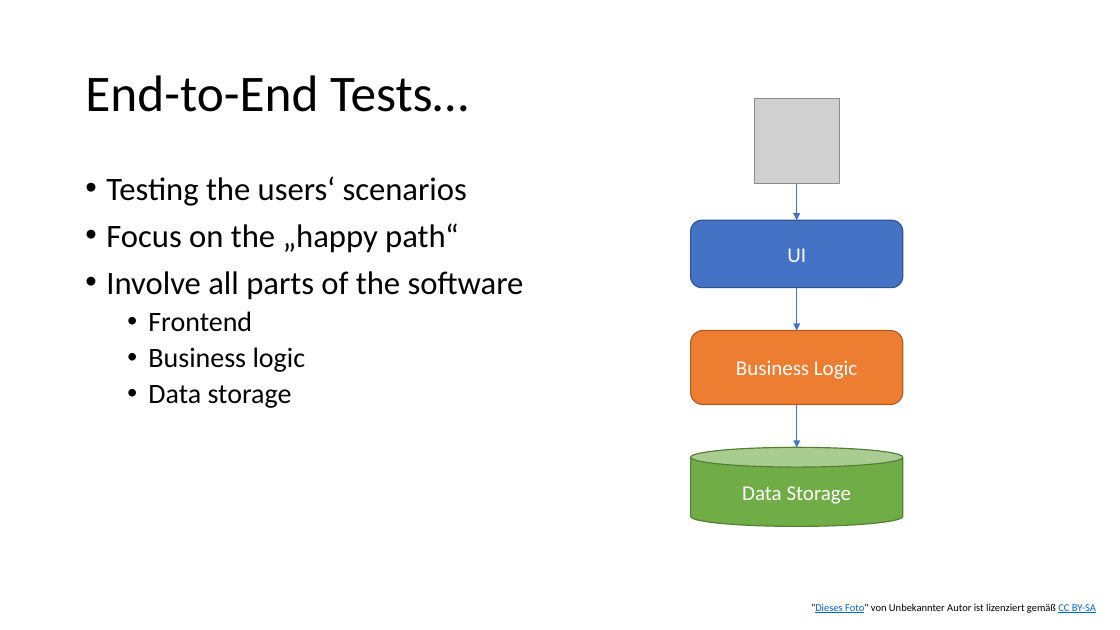
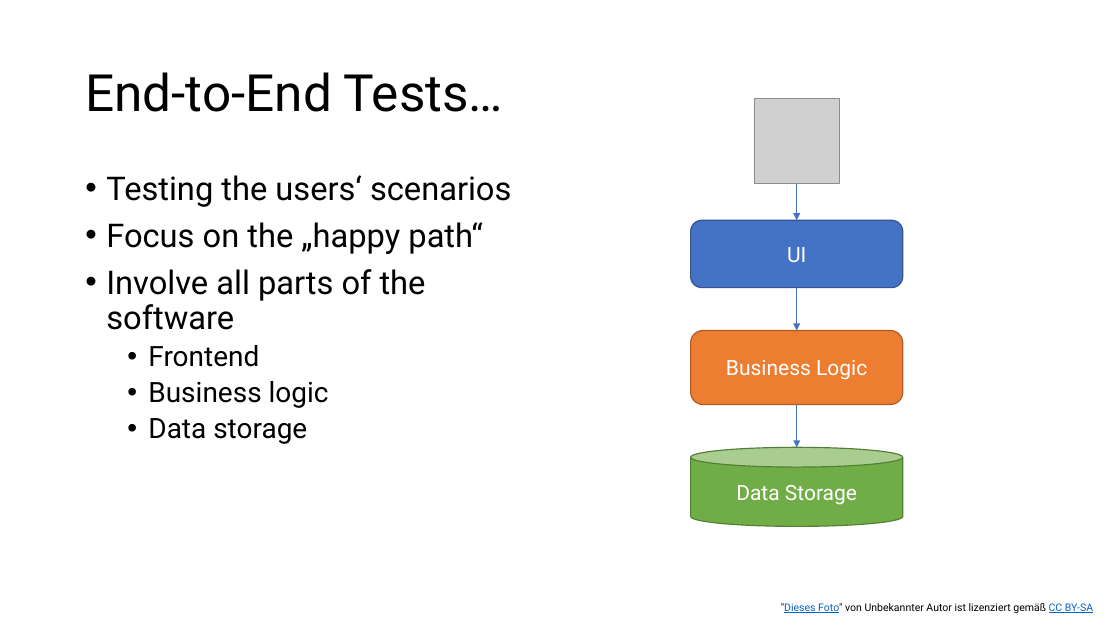
Before and after one commit to m4cx/consumer-driven-contract-testing-pact, a slide deck: slide 4 of powerpoint/Consumer-Driven Contract Tests using PACT.pptx. Drawn at 1120x630 pixels with LibreOffice and Linux fonts; fonts in the diff are those of the drawing; grey boxes stand for pictures. Boxes give left, top, right and bottom in pixels: in the first picture for what was removed or moved away, otherwise in the second. Text is boxed around its words. In the diff, an @@ line names an element or a change of style, - is before the commit and + after.

Commit message:
feat(ppt): change font to Roboto

```diff
--- a/powerpoint/Consumer-Driven Contract Tests using PACT.pptx
+++ b/powerpoint/Consumer-Driven Contract Tests using PACT.pptx
@@ font Calibri to Roboto in 6 elements at [85, 72, 503, 112], [106, 175, 511, 444], [691, 220, 903, 287], [691, 330, 903, 404], [691, 448, 903, 527], [781, 603, 1093, 613] @@
@@ text ""Dieses Foto" von Unbekannter Autor ...": place and size @@
-text ""Dieses Foto" von Unbekannter Autor ..." at [811, 603, 1096, 613]
+text ""Dieses Foto" von Unbekannter Autor ..." at [781, 603, 1093, 613]
```
Also in this commit, not shown: 9 other slides changed.
